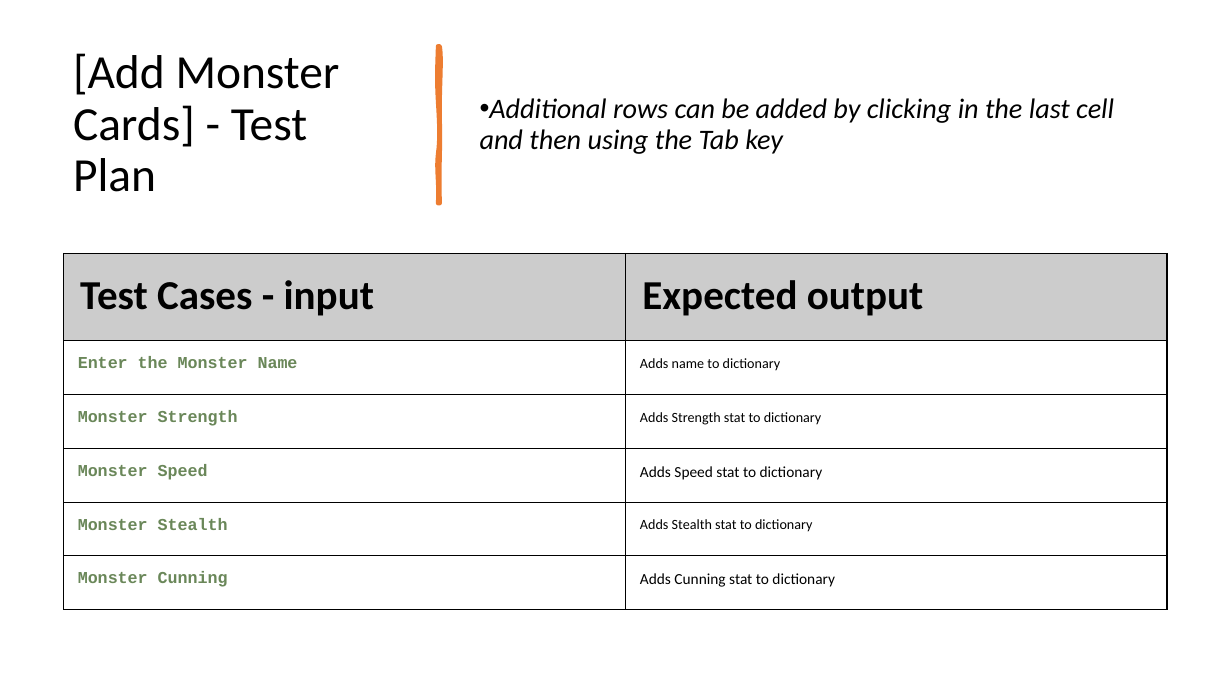
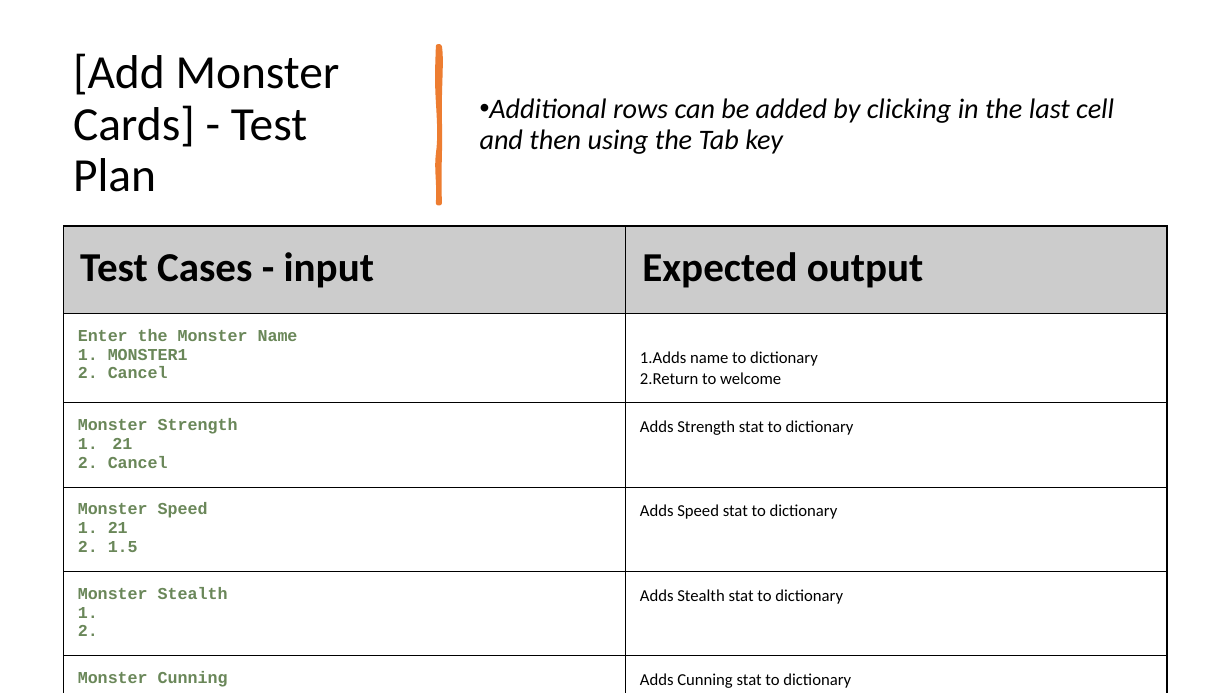
Before and after one commit to peter123321123321/Monster-Cards-Internal, a slide deck: slide 11 of 2.7 and 2.8 Documentation Template.pptx. Drawn at 1232x693 pixels with LibreOffice and Linux fonts; fonts in the diff are those of the drawing. Boxes give left, top, right and bottom in pixels: in the first picture for what was removed or moved away, otherwise in the second. Text is boxed around its words. In the diff, an @@ line names an element or a change of style, - is before the commit and + after.

```diff
--- a/2.7 and 2.8 Documentation Template.pptx
+++ b/2.7 and 2.8 Documentation Template.pptx
@@ table at box(64, 226, 1167, 693) @@
-row 2, column 1: Enter the Monster Name
+row 2, column 1: Enter the Monster Name / 1. MONSTER1 / 2. Cancel
-row 2, column 2: Adds name to dictionary
+row 2, column 2: 1.Adds name to dictionary 2.Return to welcome
-row 3, column 1: Monster Strength
+row 3, column 1: Monster Strength / 21 / 2. Cancel
-row 4, column 1: Monster Speed
+row 4, column 1: Monster Speed / 1. 21 / 2. 1.5
-row 5, column 1: Monster Stealth
+row 5, column 1: Monster Stealth / 1. / 2.
@@ size 11 to 13 pt in "Adds Strength stat to dictionary", "Adds Stealth stat to dictionary" @@
@@ size 12 to 13 pt in "Adds Speed stat to dictionary", "Adds Cunning stat to dictionary" @@
@@ table: place and size @@
-table at box(64, 253, 1167, 610)
+table at box(64, 226, 1167, 693)
```
Also in this commit, not shown: 9 other slides changed, 2 slides added, 1 slide removed, 5 other files.
